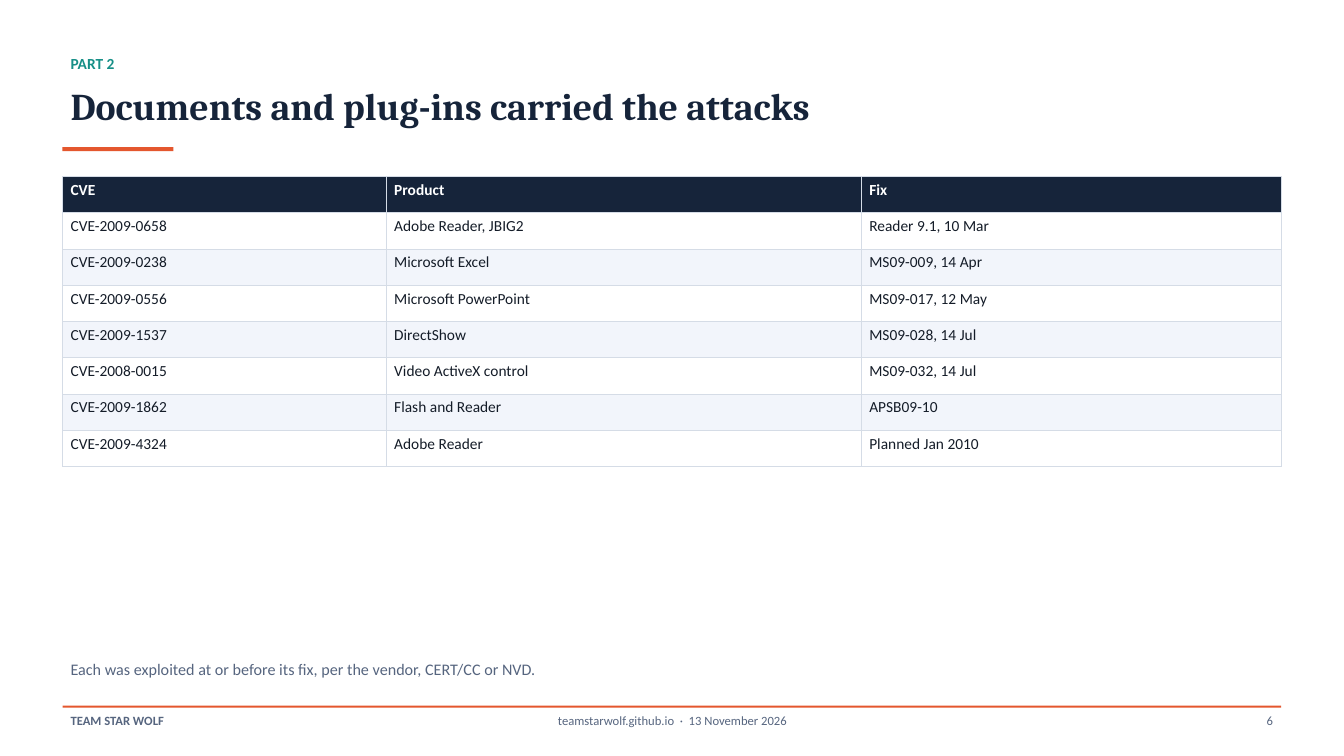
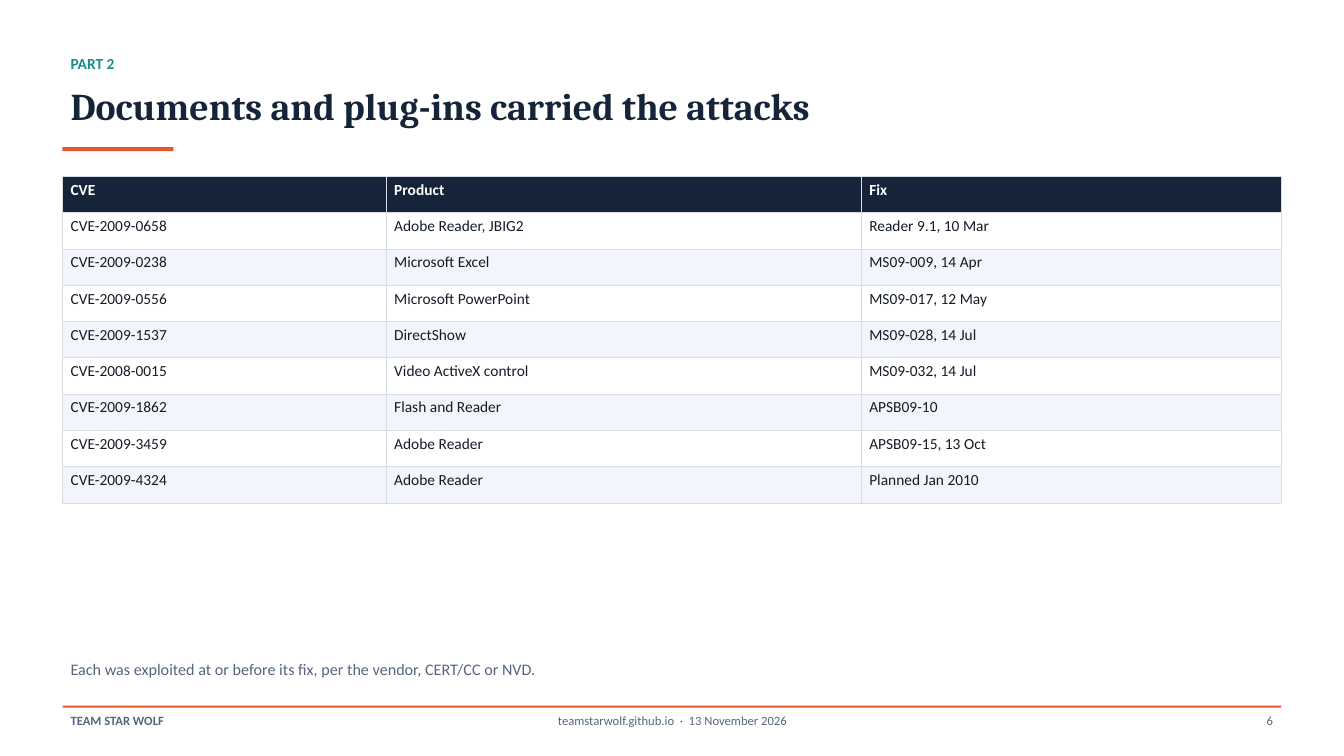
Before and after one commit to TeamStarWolf/TeamStarWolf, a slide deck: slide 6 of case-studies/slides/Chronicle_2009_Case_Study.pptx. Drawn at 1344x756 pixels with LibreOffice and Linux fonts; fonts in the diff are those of the drawing. Boxes give left, top, right and bottom in pixels: in the first picture for what was removed or moved away, otherwise in the second. Text is boxed around its words. In the diff, an @@ line names an element or a change of style, - is before the commit and + after.

```diff
--- a/case-studies/slides/Chronicle_2009_Case_Study.pptx
+++ b/case-studies/slides/Chronicle_2009_Case_Study.pptx
@@ table at (x1=63, y1=176, x2=1281, y2=503) @@
+row 8: CVE-2009-3459 | Adobe Reader | APSB09-15, 13 Oct
```
Also in this commit, not shown: 1 other slide changed, 7 other files.
